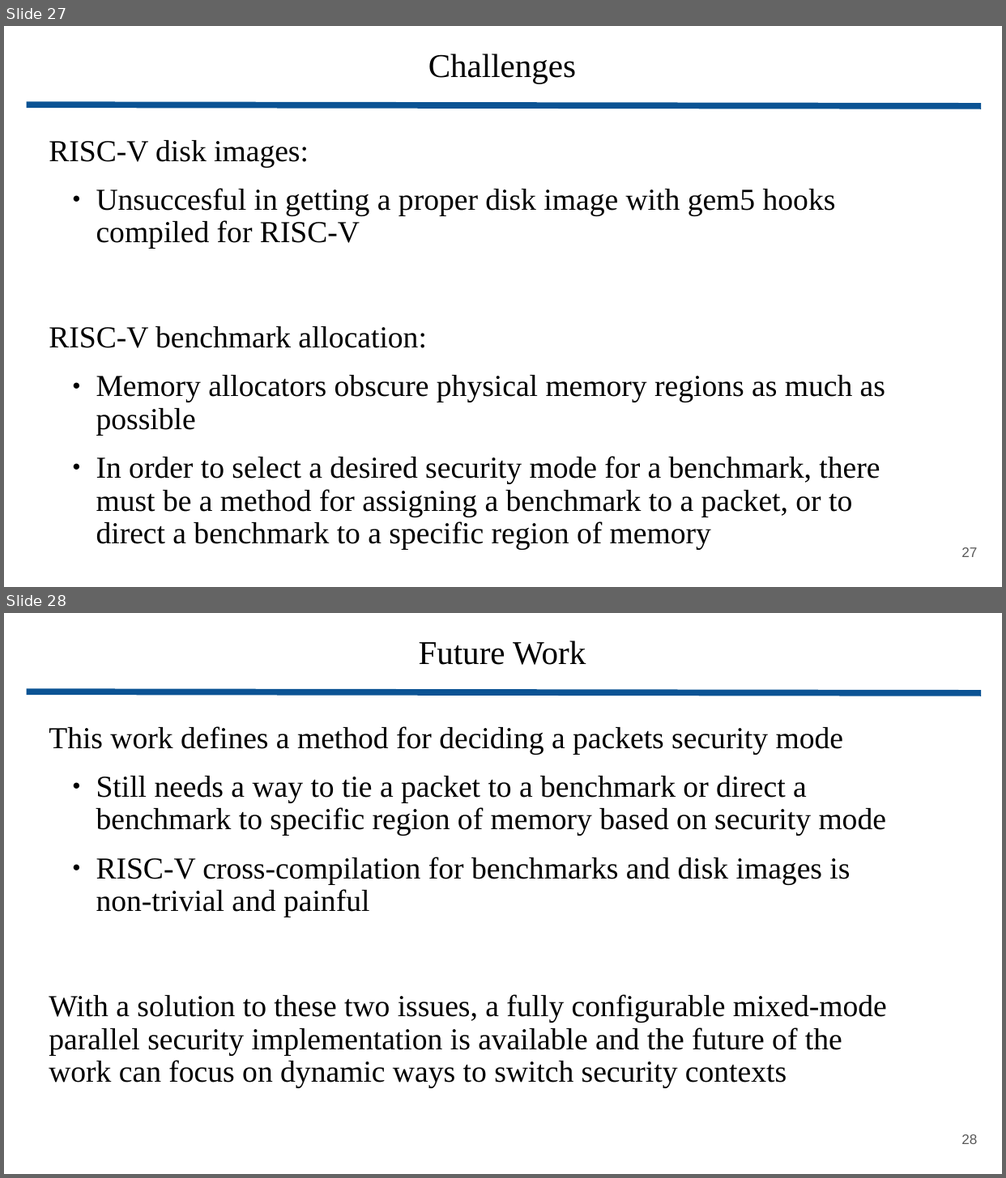
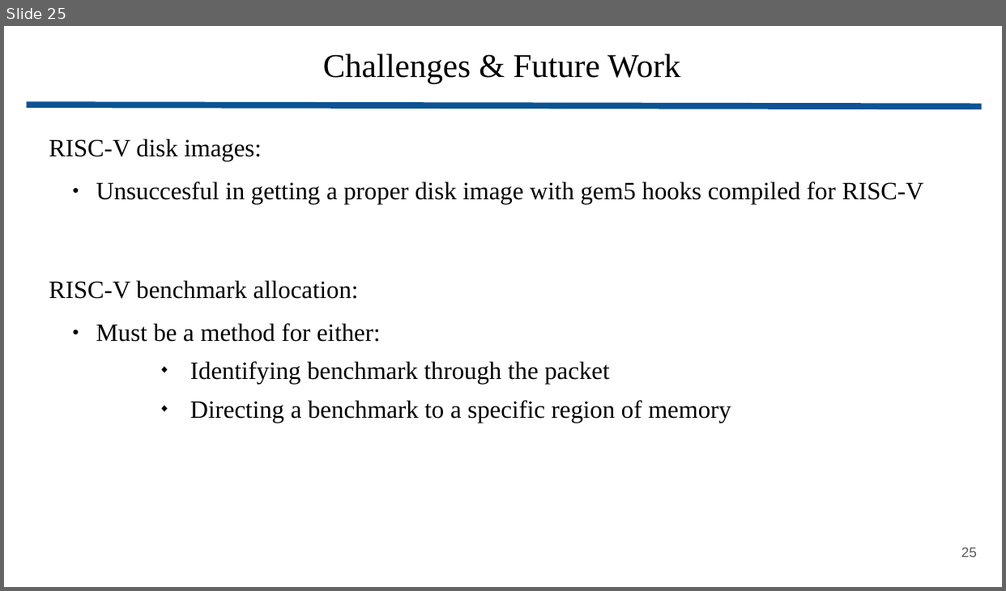
Before and after one commit to wbuziak/grad-research, a slide deck: resources/presentations/secure_mem_masters.pptx. Shown one above the other, each under a label of ours: slides 27 and 28 before the commit, slide 25 after it. The pictures are 1006x1178 and 1006x591 pixels, drawn with LibreOffice and Linux fonts; fonts in the diff are those of the drawing. Boxes give left, top, right and bottom in pixels: in the first picture for what was removed or moved away, otherwise in the second. Text is boxed around its words. In the diff, an @@ line names an element or a change of style, - is before the commit and + after.

```diff
--- a/resources/presentations/secure_mem_masters.pptx
+++ b/resources/presentations/secure_mem_masters.pptx
@@ slide 28 removed at box(4, 613, 1002, 1174), background #FFFFFF @@
@@ title removed at box(419, 641, 586, 665) @@
-Future Work
@@ line removed from (26, 692) to (981, 693) @@
@@ text removed at box(49, 726, 887, 1088) @@
-This work defines a method for deciding a packets security mode
-  ● Still needs a way to tie a packet to a benchmark or direct a benchmark to specific region of memory based on security mode
-  ● RISC-V cross-compilation for benchmarks and disk images is non-trivial and painful
-With a solution to these two issues, a fully configurable mixed-mode parallel security implementation is available and the future of the work can focus on dynamic ways to switch security contexts
@@ page number removed at box(961, 1135, 977, 1144) @@
-28
@@ what was slide 27 is now slide 25 @@
@@ slide 25 changed as well @@
@@ title at box(323, 54, 680, 84): text changed @@
-Challenges
+Challenges & Future Work
@@ text at box(49, 139, 924, 299): size 22 to 18 pt in "RISC-V disk images:", "Unsuccesful in getting a proper disk image ...", "RISC-V benchmark allocation:" @@
@@ text at box(96, 323, 731, 423): text changed; size 22 to 18 pt @@
-  ● Memory allocators obscure physical memory regions as much as possible
-  ● In order to select a desired security mode for a benchmark, there must be a method for assigning a benchmark to a packet, or to direct a benchmark to a specific region of memory
+  ● Must be a method for either:
+    ◆ Identifying benchmark through the packet
+    ◆ Directing a benchmark to a specific region of memory
@@ page number at box(961, 548, 977, 557): text changed @@
-27
+25
```
Also in this commit, not shown: 13 other slides changed, 8 slides added, 9 other slides removed, 23 other files.
